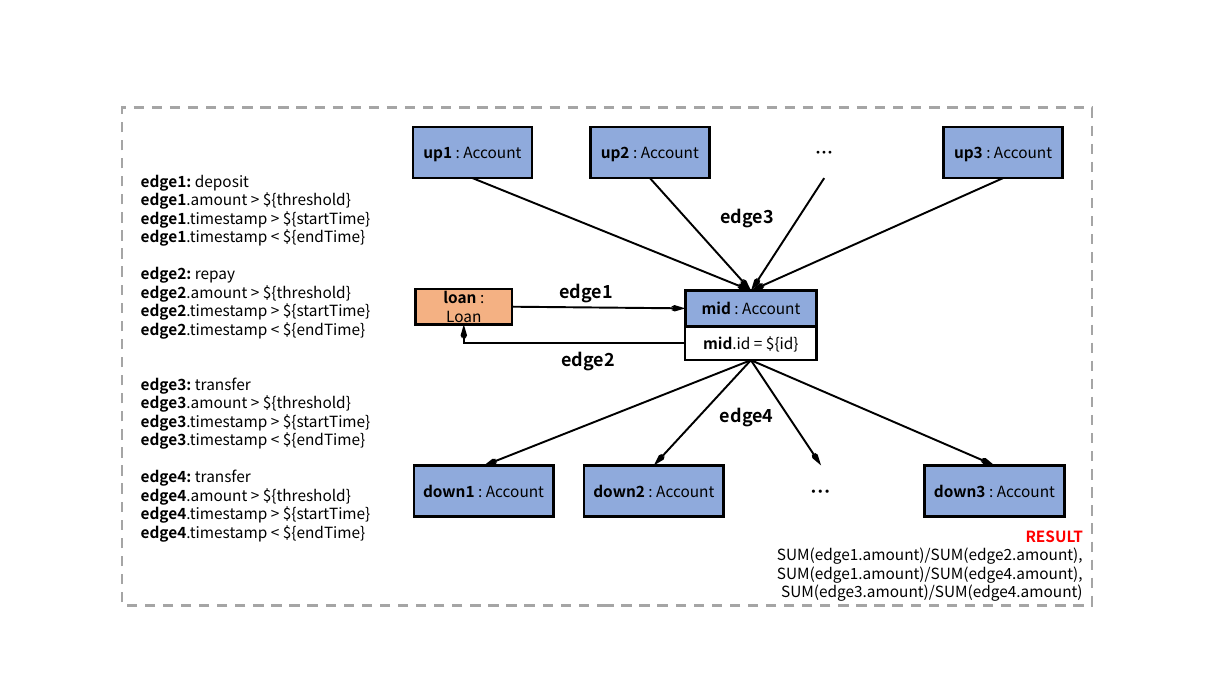
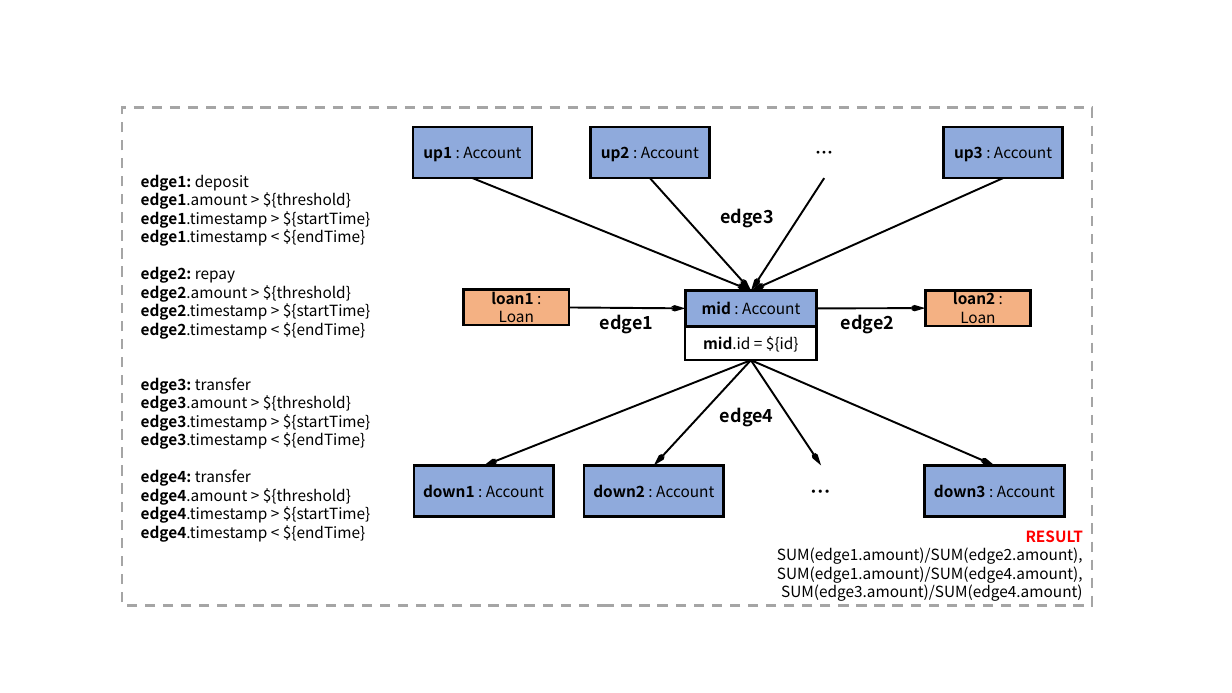
Before and after one commit to ldbc/ldbc_finbench_docs, a slide deck: slide 9 of patterns/transaction-complex-read.pptx. Drawn at 1232x693 pixels with LibreOffice and Linux fonts; fonts in the diff are those of the drawing. Boxes give left, top, right and bottom in pixels: in the first picture for what was removed or moved away, otherwise in the second. Text is boxed around its words. In the diff, an @@ line names an element or a change of style, - is before the commit and + after.

```diff
--- a/patterns/transaction-complex-read.pptx
+++ b/patterns/transaction-complex-read.pptx
@@ rectangle "loan1 : Loan": place and size @@
-rectangle "loan1 : Loan" at box(416, 289, 512, 324)
+rectangle "loan1 : Loan" at box(464, 290, 569, 325)
@@ text in rectangle at box(491, 288, 534, 327): text changed; bold on @@
-loan : Loan
+loan1 : Loan
@@ rectangle added at box(925, 290, 1031, 325), fill #F4B183, outline #000000 2 pt, 12 pt, text #000000, bold @@
+loan2 : Loan
@@ elbow arrow removed from (685, 344) to (464, 324) @@
@@ arrow moved from (512, 307) - (686, 309) to (569, 308) - (686, 309) @@
@@ text "edge1": place and size @@
-text "edge1" at box(559, 283, 613, 303)
+text "edge1" at box(600, 314, 654, 334)
@@ arrow added from (817, 309) to (925, 308), #000000 1.5 pt @@
@@ text "edge2": place and size @@
-text "edge2" at box(561, 351, 615, 371)
+text "edge2" at box(841, 314, 895, 334)
```
Also in this commit, not shown: 1 other slide changed, 8 other files.
